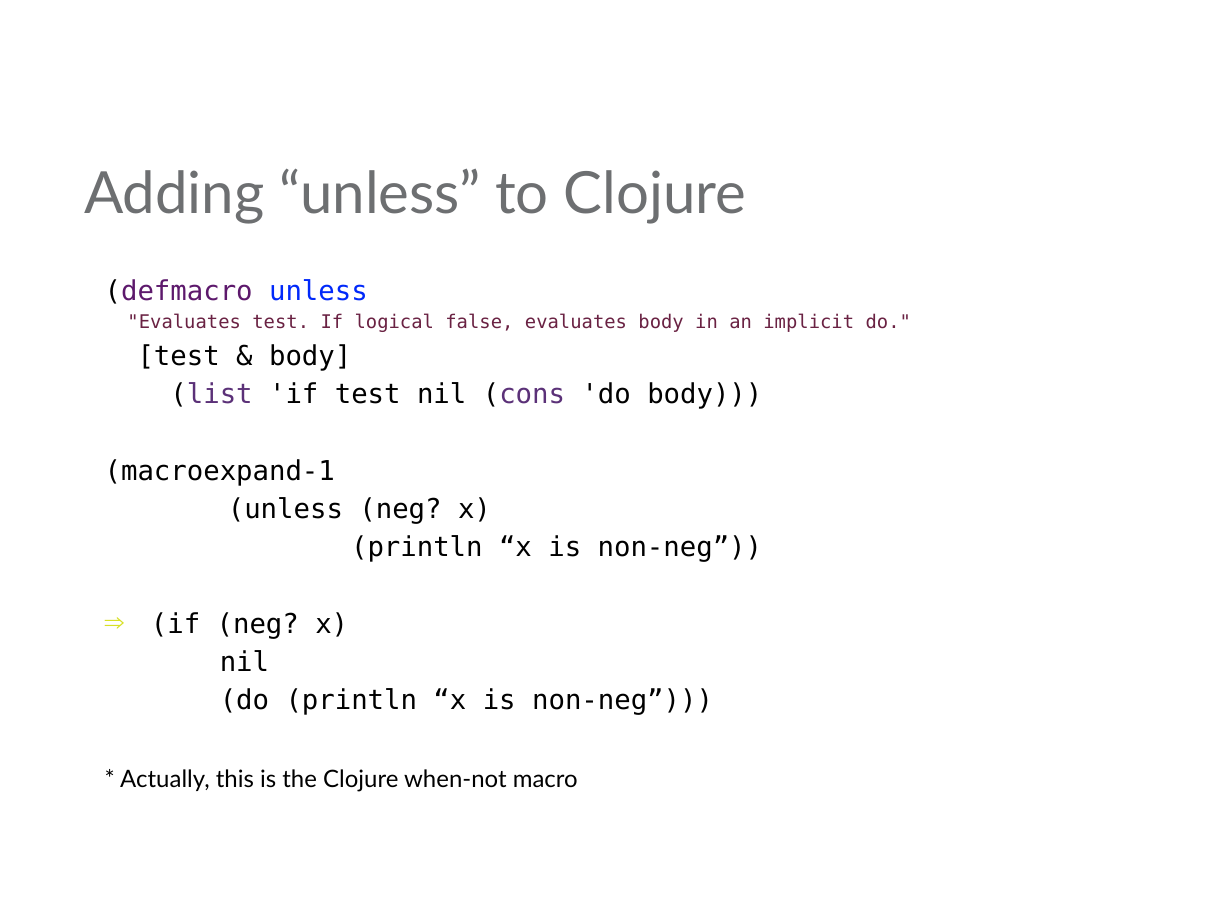
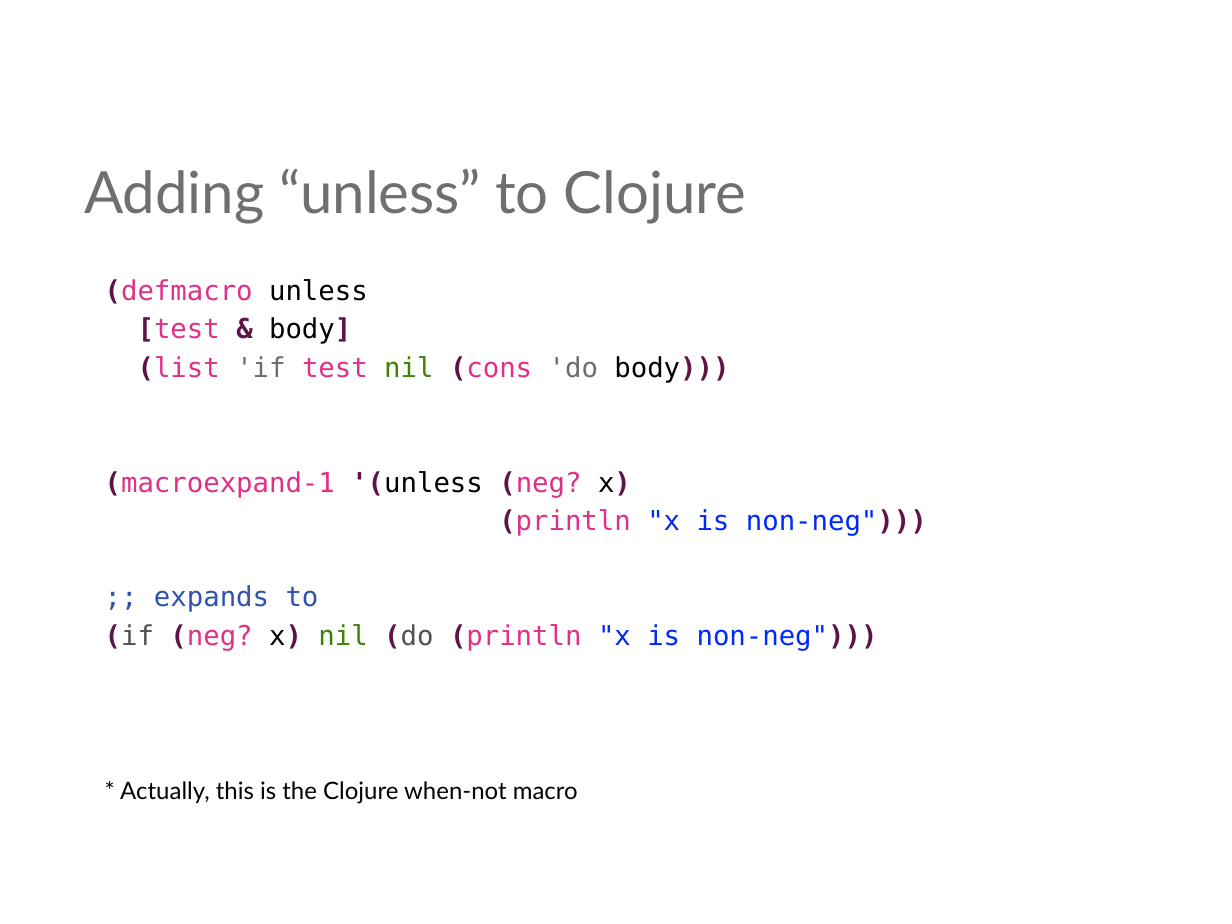
Before and after one commit to mjul/top-10-clojure-ndc-2011, a slide deck: slide 38 of Top Things to Learn From Clojure.pptx. Drawn at 1232x924 pixels with LibreOffice and Linux fonts; fonts in the diff are those of the drawing; background and template pictures are left out. Boxes give left, top, right and bottom in pixels: in the first picture for what was removed or moved away, otherwise in the second. Text is boxed around its words. In the diff, an @@ line names an element or a change of style, - is before the commit and + after.

Commit message:
Added macro pretty-printining.

```diff
--- a/Top Things to Learn From Clojure.pptx
+++ b/Top Things to Learn From Clojure.pptx
@@ text at (105,279,729,383): text colour #000000 to #5E1445, bold on in "(defmacro", "[test & body]", "(list (cons body)))"; text colour #5D196C to #E03186 in "(defmacro"; text colour #0029FA to #000000 in "unless"; text colour #000000 to #E03186 in "[test", "test"; text colour #5B3178 to #E03186 in "(list (cons"; text colour #000000 to #6D6D6D in "'if 'do"; text colour #000000 to #3C8203 in "nil" @@
@@ text at (127,313,911,332): paragraph removed @@
-"Evaluates test. If logical false, evaluates body in an implicit do."
@@ text at (105,471,927,651): text changed; text colour #000000 to #E03186 @@
-(macroexpand-1
-(unless (neg? x)
-(println “x is non-neg”))
-⇒ (if (neg? x)
-nil
-(do (println “x is non-neg”)))
+(macroexpand-1 '(unless (neg? x)
+(println "x is non-neg")))
+;; expands to
+(if (neg? x) nil (do (println "x is non-neg")))
```
Also in this commit, not shown: 8 other slides changed, 2 other files.
